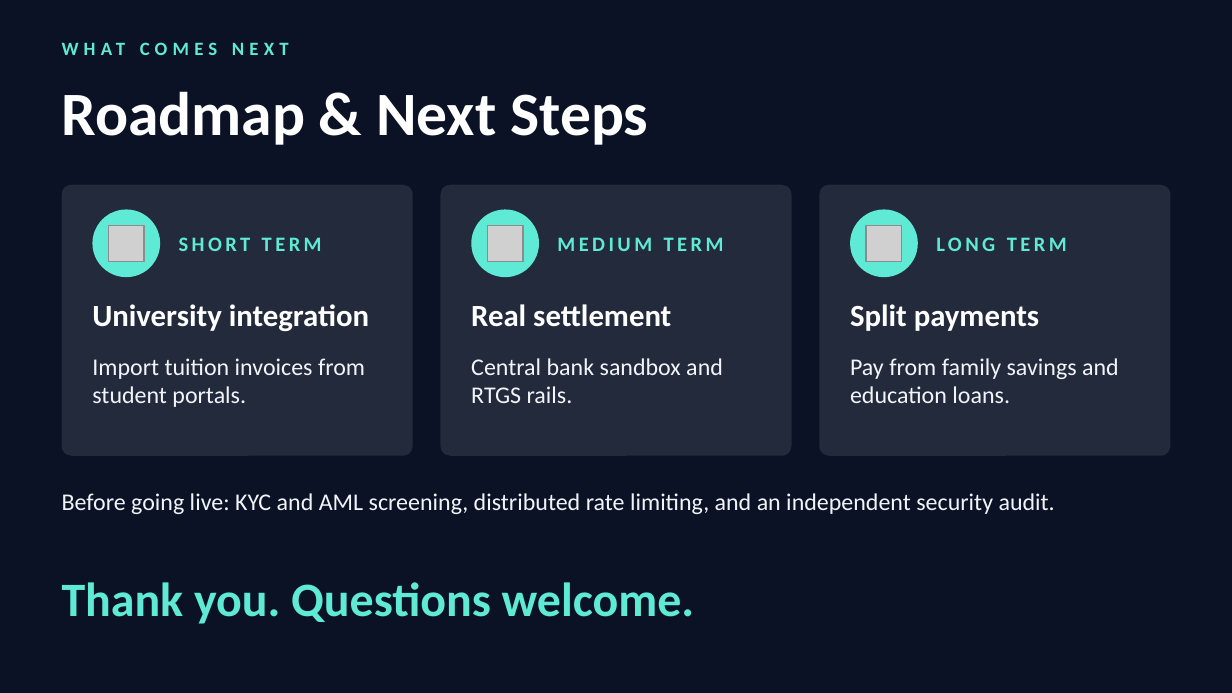
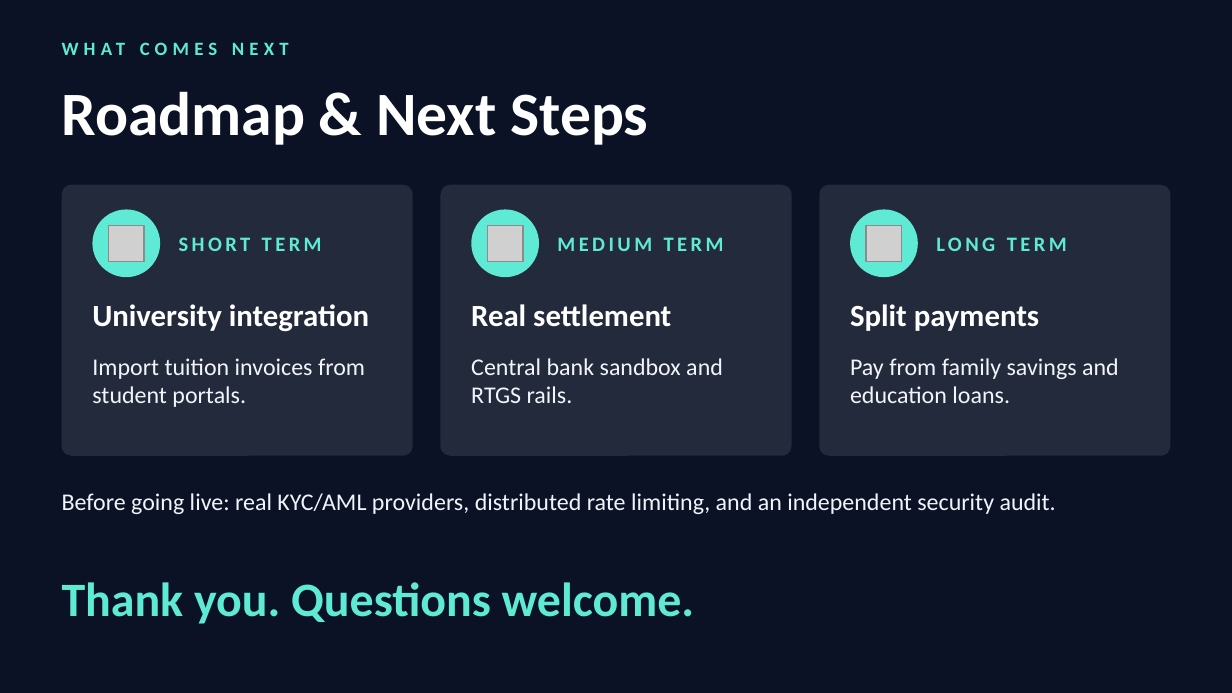
Before and after one commit to MirEashanZaman/student-tuition-payment-agent, a slide deck: slide 10 of docs/FINTECHATHON_2026_PRESENTATION.pptx. Drawn at 1232x693 pixels with LibreOffice and Linux fonts; fonts in the diff are those of the drawing; grey boxes stand for pictures. Boxes give left, top, right and bottom in pixels: in the first picture for what was removed or moved away, otherwise in the second. Text is boxed around its words. In the diff, an @@ line names an element or a change of style, - is before the commit and + after.

```diff
--- a/docs/FINTECHATHON_2026_PRESENTATION.pptx
+++ b/docs/FINTECHATHON_2026_PRESENTATION.pptx
@@ text at bbox=[62, 493, 1056, 514]: text changed @@
-Before going live: KYC and AML screening, distributed rate limiting, and an independent security audit.
+Before going live: real KYC/AML providers, distributed rate limiting, and an independent security audit.
```
Also in this commit, not shown: 4 other slides changed.
